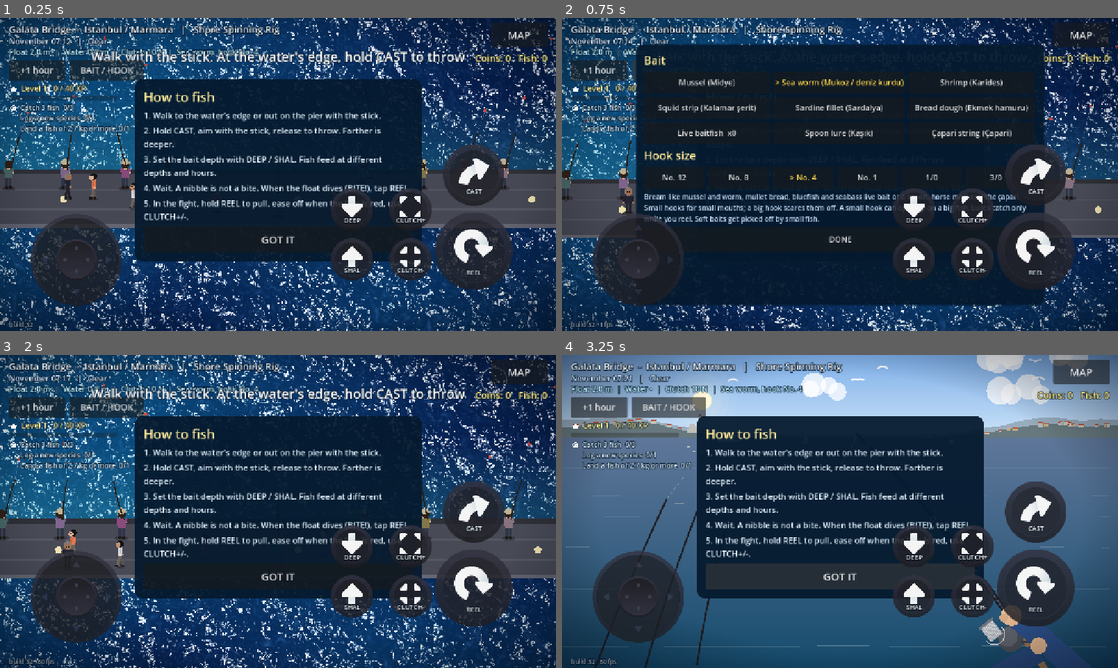
Above: before the commit, frames 1-4 (two rows, left to right).
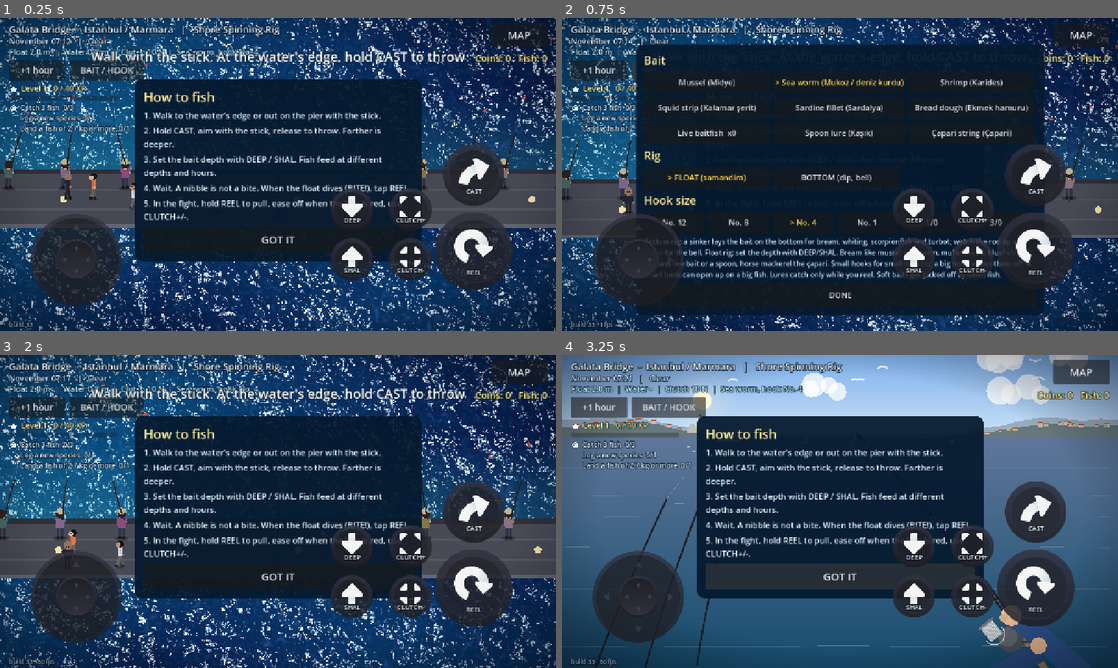
Above: after the commit, the same moments.

Repository: nextlevelcorp/godot_fishing_rpg
Game: Godot game, scene res://shore_fishing.tscn
The game is run twice, just before and just after one commit, with the same random seed, the same clock (stepped at 60 frames per second) and the same inputs. This scene is started directly instead of the project's main scene.
Inputs (mouse positions are in pixels of both pictures, inside the frame that each line leads up to):
- Up to frame 1 (0.25 s): no input
- Up to frame 2 (0.75 s): click "BAIT / HOOK" at 0.5 s
- Up to frame 3 (2 s): click "DONE" at 1.25 s
- Up to frame 4 (3.25 s): tap Enter at 2 s; move the mouse to (962, 495) at 2.02 s; hold D (steer_right) 2.03-2.75 s; hold C (cast) 2.03-2.75 s; click (962, 495) at 2.17 s; drag from (728, 527) to (812, 574) at 2.77 s

The runs differ from the first frame. In frame 1, less than 0.1% of the frame differs, in the area x 5-6%, y 97-99%; in frame 2, 7.5%, in the area x 5-87%, y 42-99%; in frame 3, less than 0.1%; in frame 4, less than 0.1%.

Commit message:
feat: bottom rig with rod-tip bell, alongside the float rig (build 33)
Tackle panel chooses FLOAT or BOTTOM (dip takimi). A bottom rig lays the
bait on the bottom (depth = water depth), ignores DEEP/SHAL, casts 15 %
farther, and shows bites on the rod tip with a brass bell that swings and
rings (new rendered bell.wav). Lures ignore the rig.

Design: GAME_DESIGN.md Bottom rig

Co-Authored-By: Claude Opus 5.5 <noreply@anthropic.com>
Claude-Session: https://claude.ai/code/session_01HLtjWBZvxzhjVtsJywwULp

Diff:
--- a/ambience.gd
+++ b/ambience.gd
@@ -28,7 +28,7 @@
 
 func _ready() -> void:
 	for n in ["splash_small", "splash_big", "splash_exit", "drips", "bloop", "nibble", "cast", "strike",
-			"reel_loop", "drag_loop", "snap", "gull_0", "gull_1", "gull_2", "surf_loop"]:
+			"reel_loop", "drag_loop", "snap", "bell", "gull_0", "gull_1", "gull_2", "surf_loop"]:
 		var s := load(DIR + n + ".wav") as AudioStreamWAV
 		if s != null:
 			_streams[n] = s
@@ -80,6 +80,8 @@
 			snd = "strike"
 		"snap":
 			snd = "snap"
+		"bell":
+			snd = "bell"
 		"gull":
 			snd = "gull_%d" % randi_range(0, 2)
 		"drag":
--- a/game_session.gd
+++ b/game_session.gd
@@ -11,7 +11,7 @@
 
 ## Shown on screen so a player can tell a fresh deploy from a page the browser cached.
 ## Bump it with every build that changes behaviour.
-const BUILD := "build 32"
+const BUILD := "build 33"
 const SAVE_PATH := "user://save.cfg"
 const SAVE_VERSION := 1
 const START_RIG := "shore_spinning_rig"
@@ -42,6 +42,9 @@
 ## Live baitfish kept in the bucket: caught small fish (istavrit, hamsi) or bought. Used up when a
 ## fish takes it or small fish strip it.
 static var live_bait := 0
+## Float rig (bait hangs at the float depth, bites show on the float) or bottom rig (dip takımı:
+## a sinker holds the bait on the bottom, bites show on the rod tip and its bell). Saved.
+static var rig_mode := "float"
 const LIVE_BAIT_MAX := 12
 const LIVE_BAIT_SPECIES: Array[String] = ["mediterranean_horse_mackerel", "european_anchovy", "atlantic_mackerel"]
 static var xp := 0
@@ -118,6 +121,7 @@
 	var hk: Variant = cfg.get_value("tackle", "hook", "h4")
 	hook_id = String(hk) if (hk is String and Tackle.HOOKS.has(hk)) else "h4"
 	live_bait = clampi(_to_int(cfg.get_value("tackle", "live", 0)), 0, LIVE_BAIT_MAX)
+	rig_mode = "bottom" if cfg.get_value("tackle", "rig", "float") == "bottom" else "float"
 	best_kg = _clean(cfg.get_value("journal", "best_kg", {}), true)
 	counts = _clean(cfg.get_value("journal", "counts", {}), false)
 	for k: String in counts:
@@ -139,6 +143,7 @@
 	cfg.set_value("tackle", "bait", bait_id)
 	cfg.set_value("tackle", "hook", hook_id)
 	cfg.set_value("tackle", "live", live_bait)
+	cfg.set_value("tackle", "rig", rig_mode)
 	cfg.set_value("journal", "best_kg", best_kg)
 	cfg.set_value("journal", "counts", counts)
 	var err := cfg.save(SAVE_PATH)
--- a/pov_view.gd
+++ b/pov_view.gd
@@ -47,6 +47,7 @@
 var target_h := 0.0               ## m above the water (flying bait)
 var float_dip := 0.0              ## 0 floating, 1 pulled under
 var lure := false                 ## a lure has no float: only the line entering the water shows
+var bottom := false               ## bottom rig: no float; the rod tip nods and its bell swings
 
 var _open := false
 var _pitch := REST_PITCH          ## camera looks down by this many px (tilts as the fish comes close)
@@ -687,7 +688,10 @@
 ## The float (red tip, white body) or the flying bait or, in the fight, the jumping fish.
 func _draw_target() -> void:
 	var c := _canvas
-	if phase == "float" and lure:
+	if phase == "float" and bottom:
+		var pb := _proj(target_x, target_z, 0.0)
+		_ellipse_line(pb, Vector2(4.0, 1.5), Color(1.0, 1.0, 1.0, 0.5), 1.2)
+	elif phase == "float" and lure:
 		var pl := _proj(target_x, target_z, 0.0)
 		_ellipse_line(pl, Vector2(5.0, 1.8), Color(1.0, 1.0, 1.0, 0.6), 1.2)
 	elif phase == "float":
@@ -830,6 +834,13 @@
 		c.draw_arc(gp + Vector2(0.0, gr * 0.8), gr, 0.0, TAU, 12, Color(0.78, 0.78, 0.82), 2.0)
 		c.draw_line(gp, gp + Vector2(0.0, gr * 0.4), Color(0.6, 0.6, 0.65), 2.0)
 
+	# Bite bell clipped to the tip on a bottom rig: a pendulum kicked by every pull on the line.
+	if bottom and phase == "float":
+		var swing := sin(_time * 18.0) * clampf(float_dip, 0.0, 1.2) * 0.9
+		var bell_at := tip + Vector2(0.0, 6.0) + Vector2(sin(swing), cos(swing)) * 14.0
+		c.draw_line(tip, bell_at, Color(0.6, 0.6, 0.6), 1.5)
+		c.draw_circle(bell_at, 7.0, Color(0.85, 0.68, 0.25) * Color(dim, dim, dim))
+		c.draw_circle(bell_at + Vector2(-2.0, -2.0), 2.5, Color(1.0, 0.92, 0.6, 0.8))
 	# Spinning reel hanging under the reel seat.
 	var seat := pts[4]
 	var body := seat + Vector2(8.0, 58.0)
--- a/shore_fishing.gd
+++ b/shore_fishing.gd
@@ -736,6 +736,9 @@
 
 func _adjust_bait_depth(delta: float) -> void:
 	var ax := Input.get_axis(&"bait_shallower", &"bait_deeper")
+	if absf(ax) > 0.0 and _bottom_rig():
+		_flash("Bottom rig: the bait lies on the bottom")
+		return
 	if absf(ax) > 0.0:
 		_bait_depth = clampf(_bait_depth + ax * 3.0 * delta, 0.5, 30.0)
 		_flash("Float depth %.1f m" % _bait_depth)
@@ -784,7 +787,14 @@
 
 ## Where the bait actually hangs: the float setting, or just off the bottom in shallow water.
 func _eff_depth() -> float:
+	if _bottom_rig():
+		return maxf(_water_depth(_bobber_pos) - 0.1, 0.3)       # the sinker holds it on the bottom
 	return clampf(_bait_depth, 0.3, maxf(_water_depth(_bobber_pos) - 0.2, 0.3))
+
+
+## A bottom rig only matters for natural baits; lures are always worked through the water.
+func _bottom_rig() -> bool:
+	return GameSession.rig_mode == "bottom" and not Tackle.is_lure(GameSession.bait_id)
 
 
 ## How likely a species is to take the bait right now: rarity, depth match, feeding time.
@@ -834,7 +844,7 @@
 
 func _do_cast() -> void:
 	_bobber_pos = _rod_tip()
-	_b_vel = _aim_dir() * lerpf(170.0, 560.0, _power)
+	_b_vel = _aim_dir() * lerpf(170.0, 560.0, _power) * (1.15 if _bottom_rig() else 1.0)   # a lead sinker flies farther
 	_b_z = ROD_TIP_HEIGHT
 	_b_vz = lerpf(150.0, 330.0, _power)
 	_fish_id = ""
@@ -954,7 +964,7 @@
 		_nib_left -= 1
 		_float_v += 6.0
 		_buzz(35)
-		_amb.play("plop", 0.35)
+		_amb.play("bell" if _bottom_rig() else "plop", 0.3 if _bottom_rig() else 0.35)
 		_add_ripple(_bobber_pos)
 		if _fish_agent != null:
 			_fish_agent.vel += (_bobber_pos - _fish_agent.pos).normalized() * 60.0
@@ -974,7 +984,7 @@
 		_float_pull = 1.3
 		_float_v += 10.0
 		_buzz(90)
-		_amb.play("plop", 0.9)
+		_amb.play("bell" if _bottom_rig() else "plop", 0.9)
 		_add_ripple(_bobber_pos, true)
 		_set_status("BITE!  Press REEL now")
 
@@ -1103,6 +1113,7 @@
 			v.target_h = 0.0
 	v.tension = _tension_ratio if _state == State.FIGHT else 0.0
 	v.lure = Tackle.is_lure(GameSession.bait_id)
+	v.bottom = _bottom_rig()
 	v.reeling = Input.is_action_pressed(&"reel_in")
 	v.time_of_day = _world.time_of_day
 	v.wind_x = _wind.x
@@ -1536,6 +1547,17 @@
 			GameSession.set_tackle(id, GameSession.hook_id)
 			_open_tackle_panel())
 		grid.add_child(b)
+	_plain_label(box, 26, Color(1.0, 0.92, 0.6)).text = "Rig"
+	var rig_row := HBoxContainer.new()
+	rig_row.add_theme_constant_override("separation", 8)
+	box.add_child(rig_row)
+	for mode: String in ["float", "bottom"]:
+		var rb := _tackle_button("FLOAT (samandira)" if mode == "float" else "BOTTOM (dip, bell)", mode == GameSession.rig_mode, Vector2(290.0, 50.0))
+		rb.pressed.connect(func() -> void:
+			GameSession.rig_mode = mode
+			GameSession.save()
+			_open_tackle_panel())
+		rig_row.add_child(rb)
 	_plain_label(box, 26, Color(1.0, 0.92, 0.6)).text = "Hook size"
 	var row := HBoxContainer.new()
 	row.add_theme_constant_override("separation", 8)
@@ -1547,7 +1569,7 @@
 			_open_tackle_panel())
 		row.add_child(hb)
 	var hint := _plain_label(box, 16, Color(0.8, 0.9, 1.0))
-	hint.text = "Bream like mussel and worm, mullet bread, …(243 unchanged characters)…
+	hint.text = "Bottom rig: a sinker lays the bait on the bottom for bream, whiting, scorpionfish and turbot; watch the rod tip and listen for the bell. Float rig: set the depth with DEEP/SHAL. Bream like mussel and worm, mullet bread, …(243 unchanged characters)…
 	var done := _tackle_button("DONE", false, Vector2(200.0, 56.0))
 	done.pressed.connect(func() -> void: panel.queue_free())
 	box.add_child(done)
@@ -1660,7 +1682,7 @@
 	_clock_label.text = "%s %s   |   %s" % [Season.month_name(), _world.clock_text(), _weather.label()]
 	var probe := _bobber_pos if (_state == State.WAIT or _state == State.BITE) else (_pred_landing if _state == State.CHARGE else _hand + _facing * 60.0)
 	var water := _water_depth(probe)
-	_depth_label.text = "Float %.1f m  |  Water %s  |  Clutch %.0f N  |  %s, hook %s" % [_bait_depth, ("%.1f m" % water) if water > 0.0 else "-",
+	_depth_label.text = ("Bottom rig" if _bottom_rig() else "Float %.1f m" % _bait_depth) + "  |  Water %s  |  Clutch %.0f N  |  %s, hook %s" % [("%.1f m" % water) if water > 0.0 else "-",
 		_fishing.drag_setting_n, String(Tackle.BAITS[GameSession.bait_id]["name"]), Tackle.hook_name(GameSession.hook_id)]
 	_toast_t = maxf(0.0, _toast_t - delta)
 	_toast_label.text = _toast_text if _toast_t > 0.0 else ""
Not shown, changed: GAME_DESIGN.md
Not shown, added: assets/audio/bell.wav
